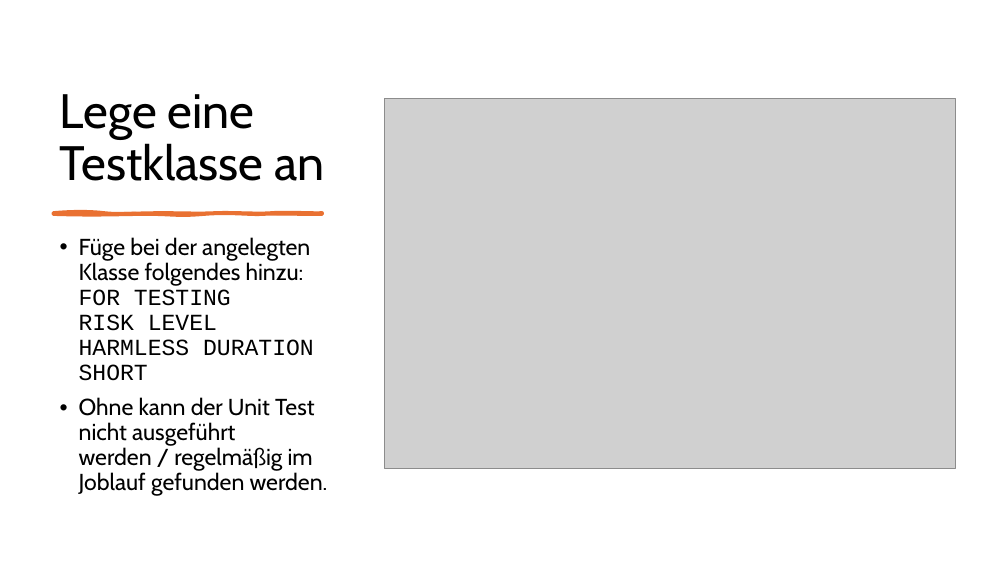
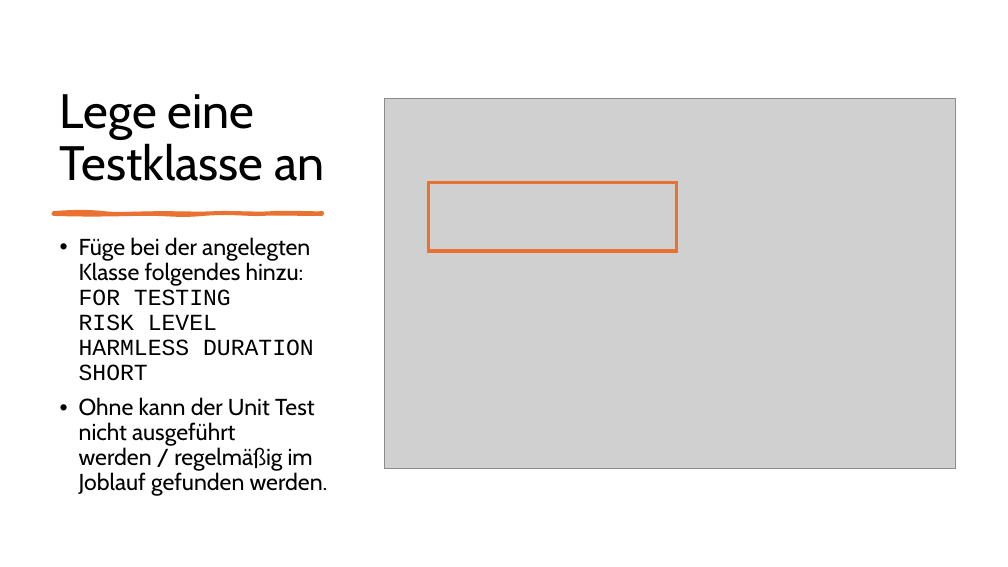
Before and after one commit to MatLange/Schulung, a slide deck: slide 8 of RAP Presentationen/Tag5.1 - RAP_UNIT_TEST_DE.pptx (slide 6 before the commit). Drawn at 1008x567 pixels with LibreOffice and Linux fonts; fonts in the diff are those of the drawing; grey boxes stand for pictures. Boxes give left, top, right and bottom in pixels: in the first picture for what was removed or moved away, otherwise in the second. Text is boxed around its words. In the diff, an @@ line names an element or a change of style, - is before the commit and + after.

```diff
--- a/RAP Presentationen/Tag5.1 - RAP_UNIT_TEST_DE.pptx
+++ b/RAP Presentationen/Tag5.1 - RAP_UNIT_TEST_DE.pptx
@@ rectangle added at bbox=[429, 183, 678, 251], outline #E97132 3 pt @@
```
Also in this commit, not shown: 5 other slides changed, 4 slides added, 1 other file.
